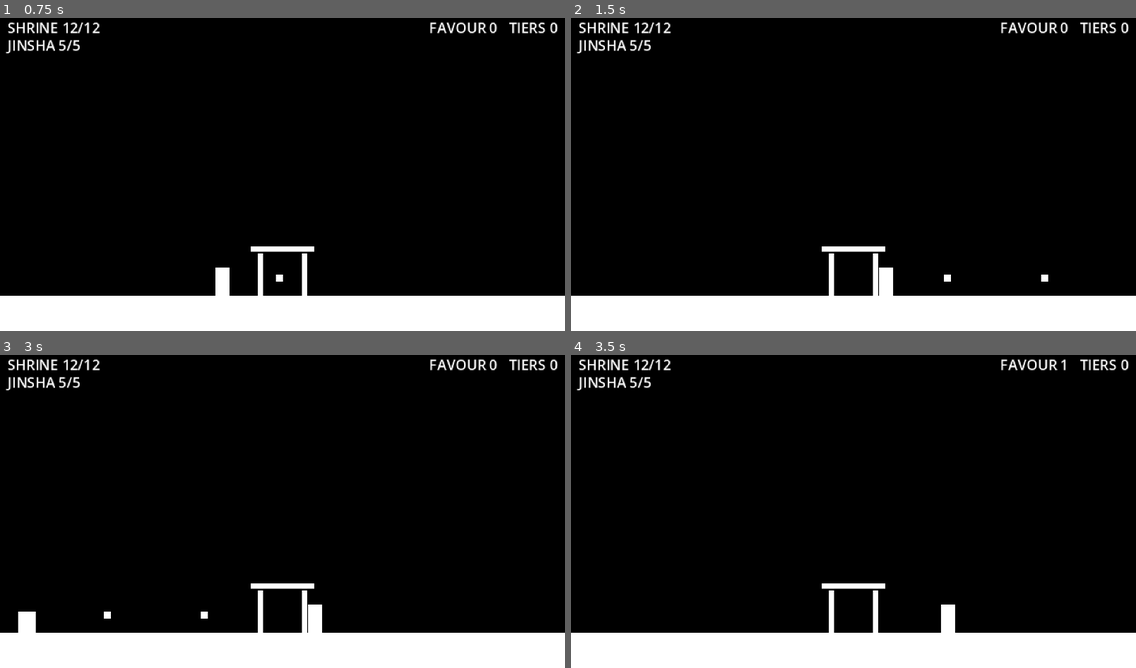
Above: before the commit, frames 1-4 (two rows, left to right).
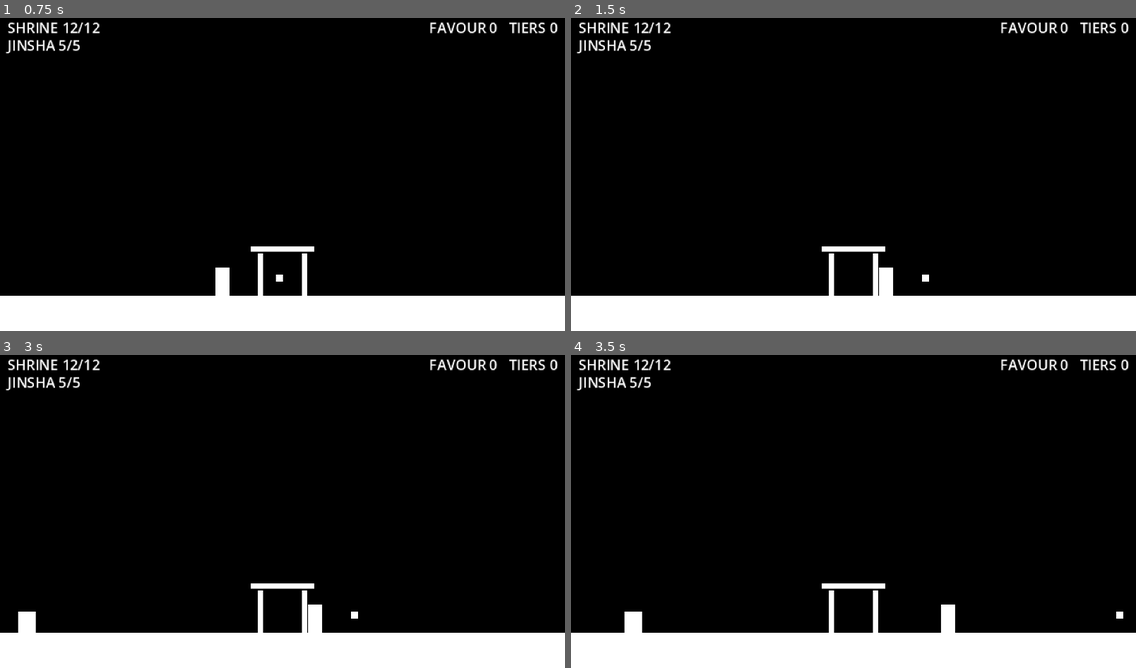
Above: after the commit, the same moments.

Repository: NickBaren101/b1t-jam-6
Game: Godot game, scene res://Scenes/Main/main.tscn
The game is run twice, just before and just after one commit, with the same random seed, the same clock (stepped at 60 frames per second) and the same inputs.
Inputs:
- Up to frame 1 (0.75 s): tap Enter at 0.5 s; hold D (move_right) from 0.53 s (still down); hold Z (shoot) from 0.53 s (still down)
- Up to frame 2 (1.5 s): keep holding D (move_right); tap W (move_up) at 0.77 s; release Z (shoot) at 1.28 s; tap Z (shoot) at 1.35 s
- Up to frame 3 (3 s): tap W (move_up) at 1.52 s; release D (move_right) at 2.03 s; hold A (move_left) 2.03-2.78 s; hold Z (shoot) 2.03-2.78 s; hold D (move_right) from 2.78 s (still down); tap Z (shoot) at 2.85 s
- Up to frame 4 (3.5 s): keep holding D (move_right); tap W (move_up) at 3.02 s

Frame 1 is identical in both runs. In frame 2, less than 0.1% of the frame differs, in the area x 62-85%, y 81-85%; in frame 3, less than 0.1%; in frame 4, 0.3%, in the area x 9-98%, y 1-89%.

Commit message:
Made the player have single press shoot instead of hold shooting and he can shoot faster when the enemy is closer and he hits the closer enemy and slower if it misses or the enemy is farther away

Diff:
--- a/Scenes/Bullet/bullet.tscn
+++ b/Scenes/Bullet/bullet.tscn
@@ -1,20 +1,20 @@
-[gd_scene load_steps=3 format=3]
+[gd_scene format=3 uid="uid://b4dlkqfsvly5"]
 
-[ext_resource type="Script" path="res://Scripts/Bullet/bullet.gd" id="1_bullet"]
+[ext_resource type="Script" uid="uid://ci1e30wrfi4n7" path="res://Scripts/Bullet/bullet.gd" id="1_bullet"]
 
 [sub_resource type="RectangleShape2D" id="RectangleShape2D_bullet"]
 size = Vector2(4, 4)
 
-[node name="Bullet" type="Area2D"]
+[node name="Bullet" type="Area2D" unique_id=259066310]
 collision_layer = 4
 collision_mask = 8
 script = ExtResource("1_bullet")
 
-[node name="Visual" type="ColorRect" parent="."]
+[node name="Visual" type="ColorRect" parent="." unique_id=1201643041]
 offset_left = -2.0
 offset_top = -2.0
 offset_right = 2.0
 offset_bottom = 2.0
 
-[node name="CollisionShape2D" type="CollisionShape2D" parent="."]
+[node name="CollisionShape2D" type="CollisionShape2D" parent="." unique_id=2129897776]
 shape = SubResource("RectangleShape2D_bullet")
--- a/Scripts/Bullet/bullet.gd
+++ b/Scripts/Bullet/bullet.gd
@@ -1,4 +1,6 @@
 extends Area2D
+
+signal hit_enemy
 
 const SPEED := 220.0
 const LIFETIME := 1.0
@@ -19,5 +21,8 @@
 
 func _on_body_entered(body: Node2D) -> void:
 	if body.has_method("take_damage"):
+		var is_enemy := body is Enemy
 		body.take_damage(damage)
+		if is_enemy:
+			hit_enemy.emit()
 	queue_free()
--- a/Scripts/Player/player.gd
+++ b/Scripts/Player/player.gd
@@ -1,7 +1,11 @@
 extends CharacterBody2D
 
 const WALK_SPEED := 70.0
-const SHOOT_COOLDOWN := 0.35
+@export_group("Shooting")
+@export var shoot_cooldown := 0.5     # base cooldown (s) while the shot has not hit anything
+@export var hit_cooldown := 0.25      # base cooldown (s) once a ground shot hits an enemy
+@export var count_hit_cooldown_from_shot := true  # false = the hit cooldown starts at the moment of the hit
+@export var hold_to_fire := false      # false = one press per shot
 const INVULN_DURATION := 0.8
 const FLICKER_INTERVAL := 0.08
 
@@ -27,6 +31,8 @@
 var _air_shots_left := AIR_SHOTS
 var _shoot_timer := 0.0
 var _invuln_timer := 0.0
+var _since_shot := 999.0
+var _shot_id := 0
 
 @onready var visual: ColorRect = $Visual
 @onready var muzzle: Marker2D = $Muzzle
@@ -51,6 +57,7 @@
 func _tick_timers(delta: float) -> void:
 	_shoot_timer = maxf(_shoot_timer - delta, 0.0)
 	_invuln_timer = maxf(_invuln_timer - delta, 0.0)
+	_since_shot += delta
 
 func _motion(delta: float) -> void:
 	var max_speed := WALK_SPEED * Favour.speed_mult()
@@ -67,7 +74,9 @@
 		velocity.x = clampf(velocity.x + dir * AIR_ACCEL * delta, -max_speed, max_speed)
 		velocity.y = minf(velocity.y + _gravity * delta, MAX_FALL_SPEED)
 
-	if Input.is_action_pressed(&"shoot") and _shoot_timer <= 0.0 and _can_shoot():
+	var wants_fire := Input.is_action_pressed(&"shoot") if hold_to_fire \
+			else Input.is_action_just_pressed(&"shoot")
+	if wants_fire and _shoot_timer <= 0.0 and _can_shoot():
 		_fire()
 
 # ---------- Jump ----------
@@ -119,18 +128,35 @@
 func _can_shoot() -> bool:
 	return is_on_floor() or _air_shots_left > 0
 
+func _fire_rate() -> float:
+	return maxf(Favour.fire_rate_mult(), 0.01)
+
 func _fire() -> void:
 	if bullet_scene == null:
 		return
-	_shoot_timer = SHOOT_COOLDOWN / maxf(Favour.fire_rate_mult(), 0.01)
-	if not is_on_floor():
+	var grounded := is_on_floor()
+	_shoot_timer = shoot_cooldown / _fire_rate()
+	_since_shot = 0.0
+	_shot_id += 1
+	if not grounded:
 		_air_shots_left -= 1
 	var bullet := bullet_scene.instantiate()
 	var offset := muzzle.position
 	offset.x = absf(offset.x) * facing
 	bullet.direction = Vector2(facing, 0)
+	if grounded:
+		# Air shots are never connected, so they never get the shortened cooldown
+		bullet.hit_enemy.connect(_on_bullet_hit_enemy.bind(_shot_id))
 	get_tree().current_scene.add_child(bullet)
 	bullet.global_position = global_position + offset
+
+func _on_bullet_hit_enemy(shot_id: int) -> void:
+	# Only the latest shot counts, and only while the player stands on the ground
+	if shot_id != _shot_id or not is_on_floor():
+		return
+	var target := minf(hit_cooldown, shoot_cooldown) / _fire_rate()
+	var elapsed := _since_shot if count_hit_cooldown_from_shot else 0.0
+	_shoot_timer = minf(_shoot_timer, maxf(target - elapsed, 0.0))
 
 # ---------- Unchanged ----------
 
